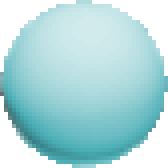
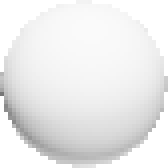
Layers edited between the first and the second 168 × 168 image:
renamed "Calque 1" to "Luminosité/Contraste 1", painted on it over [0,0,168,168]
